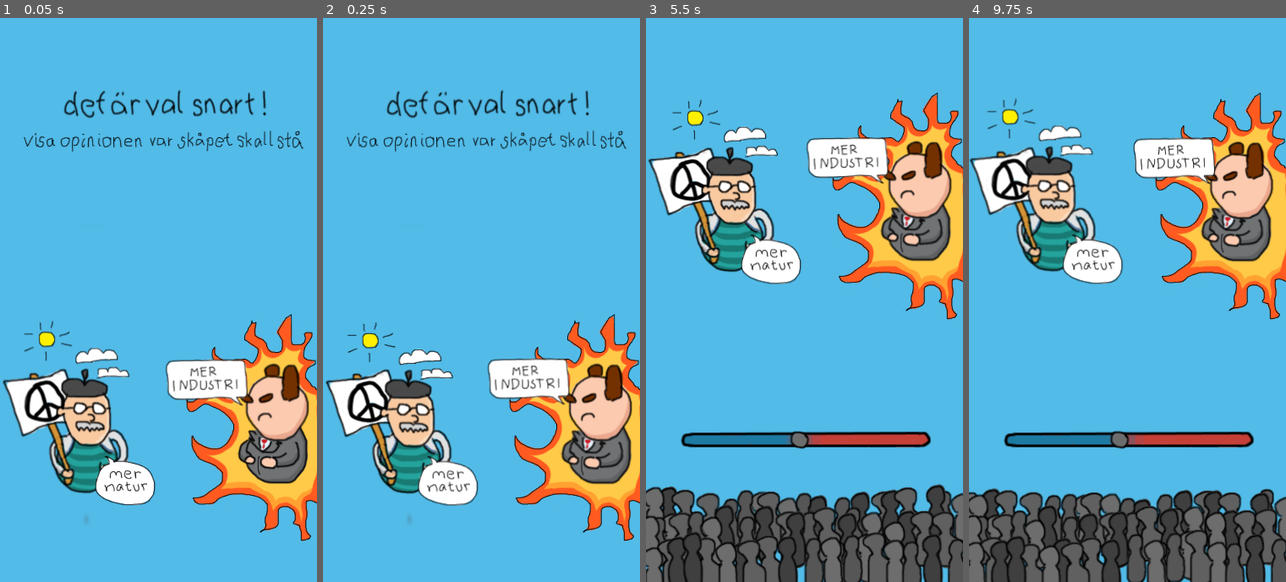
Above: before the commit, frames 1-4 (left to right).
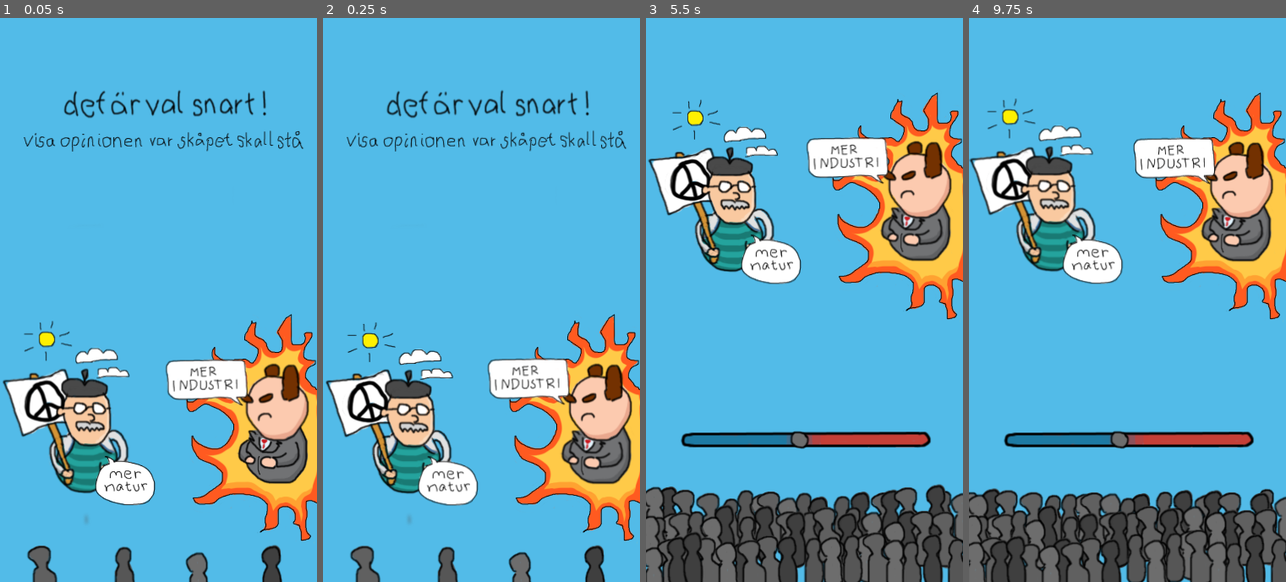
Above: after the commit, the same moments.

Repository: madeso/spelsylt7-val
Game: Godot game, scene res://Scenes/story.tscn
Two runs of this game, one before a commit and one after it. Both use one fixed random seed, a clock stepped at 60 frames per second and the inputs below.
Inputs (mouse positions are in pixels of both pictures, inside the frame that each line leads up to):
- Up to frame 1 (0.05 s): no input
- Up to frame 2 (0.25 s): no input
- Up to frame 3 (5.5 s): move the mouse to (874, 271) at 0.52 s; press the mouse at (874, 271) at 0.53 s; tap Enter at 1.25, 3.5 s; move the mouse to (741, 328) at 1.27 s; release the mouse at (741, 328) at 1.28 s; click (741, 328) at 1.35 s; tap Space at 2, 4.25 s; move the mouse to (836, 175) at 2.02 s; press the mouse at (836, 175) at 2.03 s; move the mouse to (788, 412) at 2.77 s; release the mouse at (788, 412) at 2.78 s; click (788, 412) at 2.85 s; move the mouse to (899, 384) at 3.52 s; press the mouse at (899, 384) at 3.53 s; move the mouse to (709, 215) at 4.27 s; release the mouse at (709, 215) at 4.28 s; click (709, 215) at 4.35 s; move the mouse to (820, 300) at 5.02 s; press the mouse at (820, 300) at 5.03 s
- Up to frame 4 (9.75 s): move the mouse to (1079, 159) at 5.77 s; release the mouse at (1079, 159) at 5.78 s; click (1079, 159) at 5.85 s; tap Enter at 6.5 s; move the mouse to (1197, 271) at 6.52 s; press the mouse at (1197, 271) at 6.53 s; move the mouse to (1064, 328) at 7.27 s; release the mouse at (1064, 328) at 7.28 s; click (1064, 328) at 7.35 s; tap Space at 8 s; move the mouse to (1159, 175) at 8.02 s; press the mouse at (1159, 175) at 8.03 s; move the mouse to (1111, 412) at 8.77 s; release the mouse at (1111, 412) at 8.78 s; click (1111, 412) at 8.85 s; move the mouse to (1222, 384) at 9.52 s; press the mouse at (1222, 384) at 9.53 s

The runs differ from the first frame. In frame 1, 1.4% of the frame differs, in the area x 8-90%, y 93-100%; in frame 2, 1.4%; in frame 3, 0.2%; in frame 4, 0.3%.

Commit message:
closed editor, early early wip start on scoring system

Diff:
--- a/src/Scenes/story.tscn
+++ b/src/Scenes/story.tscn
@@ -6,14 +6,15 @@
 [ext_resource path="res://story-visa-opinionen.png" type="Texture" id=4]
 [ext_resource path="res://story-val-snart.png" type="Texture" id=5]
 [ext_resource path="res://wiggle.gd" type="Script" id=6]
+[ext_resource path="res://Prefabs/Story-pub-2.tscn" type="PackedScene" id=7]
+[ext_resource path="res://Prefabs/Story-pub-4.tscn" type="PackedScene" id=8]
+[ext_resource path="res://Prefabs/Story-pub-1.tscn" type="PackedScene" id=9]
+[ext_resource path="res://Prefabs/Story-pub-3.tscn" type="PackedScene" id=10]
 
 [node name="Story" type="Sprite"]
 position = Vector2( 188, 333 )
 texture = ExtResource( 1 )
 script = ExtResource( 3 )
-__meta__ = {
-"_edit_group_": true
-}
 
 [node name="Politics" parent="." instance=ExtResource( 2 )]
 position = Vector2( -188, 0 )
@@ -29,3 +30,23 @@
 texture = ExtResource( 4 )
 script = ExtResource( 6 )
 scale_factor = 10
+
+[node name="Story-pub-1" parent="." instance=ExtResource( 9 )]
+position = Vector2( -137, 325 )
+scale_factor = 10
+inter_speed = 1.0
+
+[node name="Story-pub-2" parent="." instance=ExtResource( 7 )]
+position = Vector2( -39, 321 )
+scale_factor = 10
+inter_speed = 1.0
+
+[node name="Story-pub-3" parent="." instance=ExtResource( 10 )]
+position = Vector2( 46, 327 )
+scale_factor = 10
+inter_speed = 1.0
+
+[node name="Story-pub-4" parent="." instance=ExtResource( 8 )]
+position = Vector2( 134, 324 )
+scale_factor = 10
+inter_speed = 1.0
--- /dev/null
+++ b/src/globals.gd
@@ -0,0 +1,16 @@
+extends Node
+
+
+# Declare member variables here. Examples:
+# var a = 2
+# var b = "text"
+
+
+# Called when the node enters the scene tree for the first time.
+func _ready():
+	pass # Replace with function body.
+
+
+# Called every frame. 'delta' is the elapsed time since the previous frame.
+#func _process(delta):
+#	pass
Not shown: 1 places in src/Scenes/story.tscn that only renumber resources
